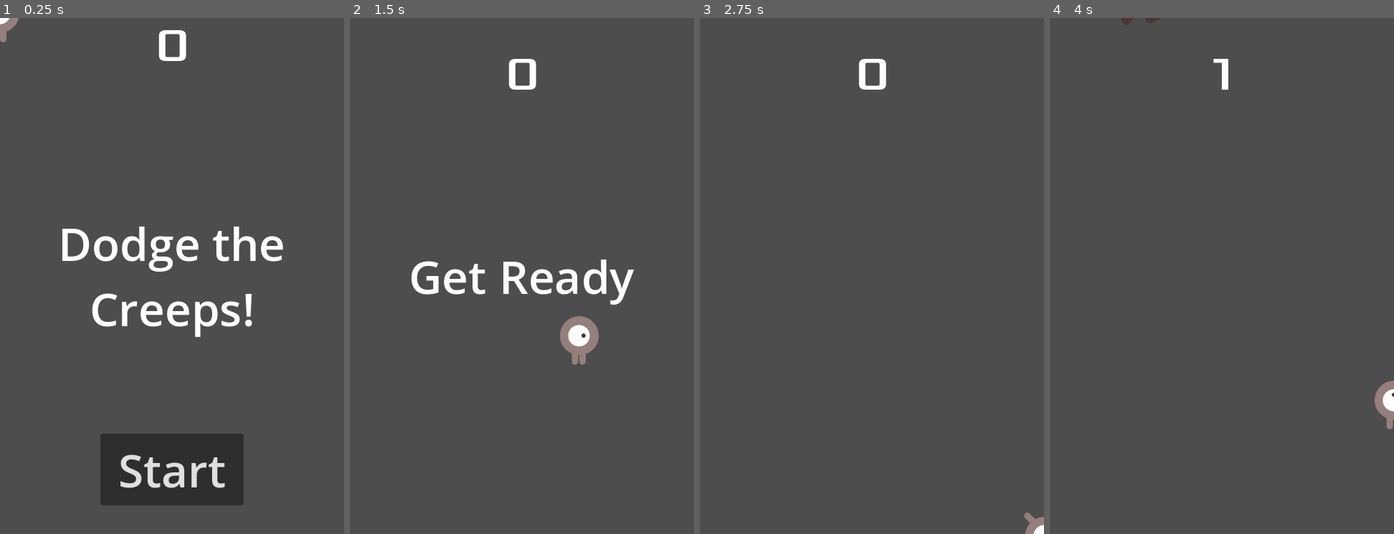
Above: before the commit, frames 1-4 (left to right).
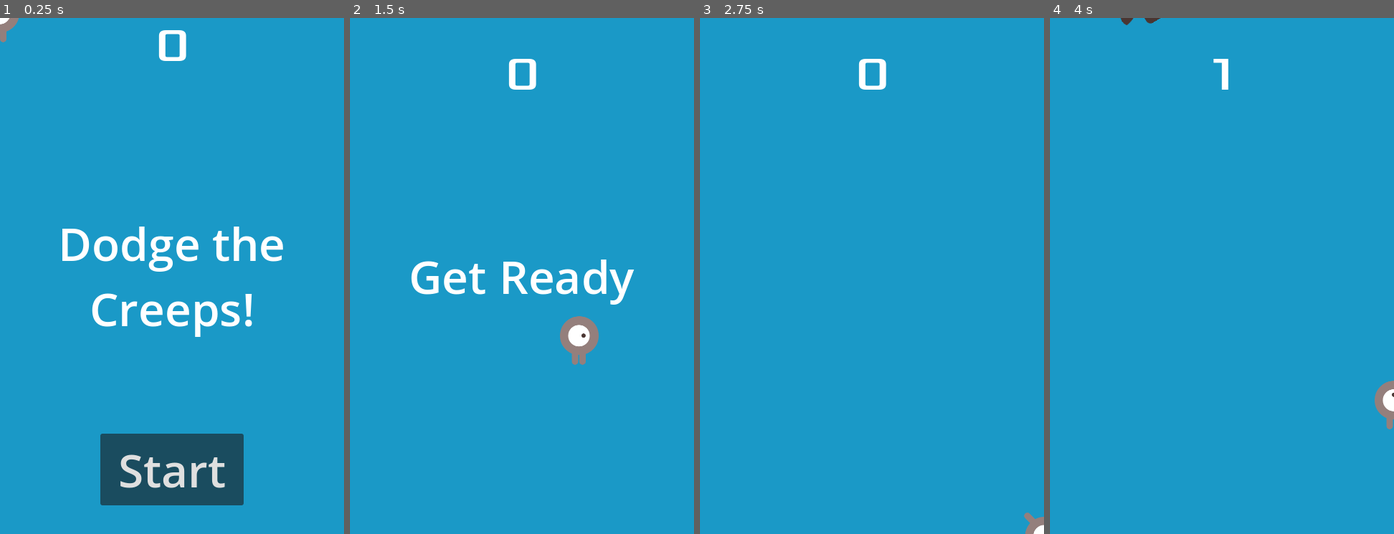
Above: after the commit, the same moments.

Repository: Ikit24/First_godot_game
Game: Godot game, scene res://main.tscn
Two runs of this game, one before a commit and one after it. Both use one fixed random seed, a clock stepped at 60 frames per second and the inputs below.
Inputs:
- Up to frame 1 (0.25 s): no input
- Up to frame 2 (1.5 s): click "Start" at 0.5 s; tap Enter at 1.25 s; hold Right (move_right) from 1.28 s (still down)
- Up to frame 3 (2.75 s): release Right (move_right) at 2.03 s; hold Down (move_down) from 2.03 s (still down)
- Up to frame 4 (4 s): release Down (move_down) at 2.78 s; hold Right (move_right) 2.78-3.53 s; hold Up (move_up) from 3.53 s (still down)

The runs differ from the first frame. In frame 1, 97% of the frame differs, in the area x 0-100%, y 0-100%; in frame 2, 98%; in frame 3, 100%; in frame 4, 99%.

Commit message:
background set

Diff:
--- a/first_2d_game/main.tscn
+++ b/first_2d_game/main.tscn
@@ -11,6 +11,14 @@
 [node name="Main" type="Node"]
 script = ExtResource("1_0xm2m")
 mob_scene = ExtResource("2_h2yge")
+
+[node name="ColorRect" type="ColorRect" parent="."]
+anchors_preset = 15
+anchor_right = 1.0
+anchor_bottom = 1.0
+grow_horizontal = 2
+grow_vertical = 2
+color = Color(0.103008, 0.598386, 0.78056, 1)
 
 [node name="Player" parent="." instance=ExtResource("1_ig7tw")]
 
